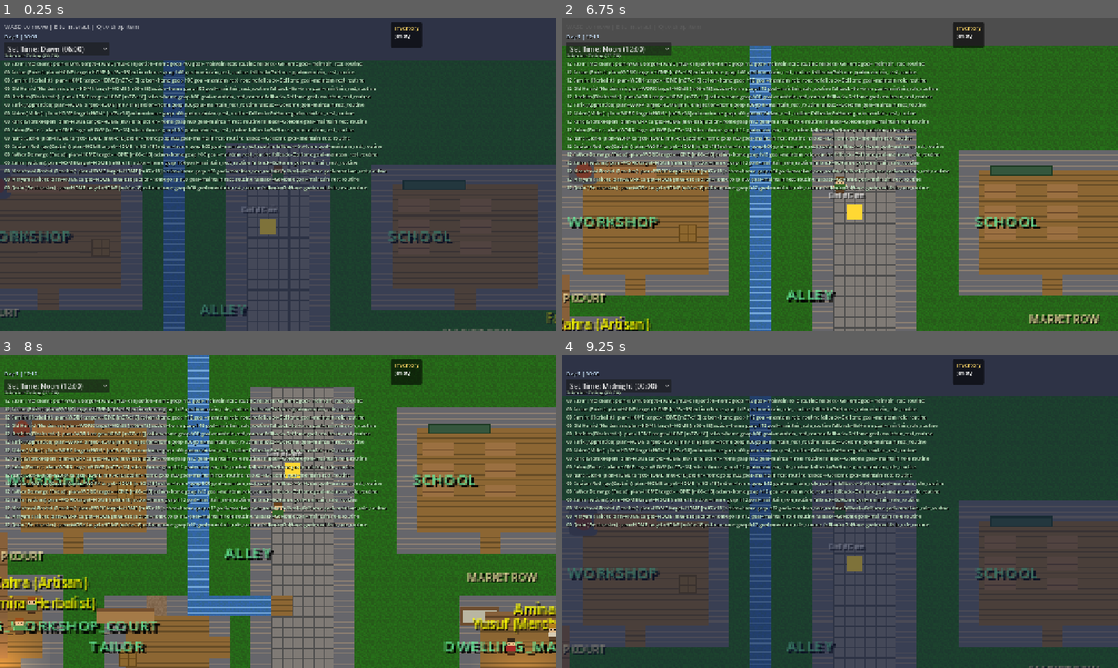
Above: before the commit, frames 1-4 (two rows, left to right).
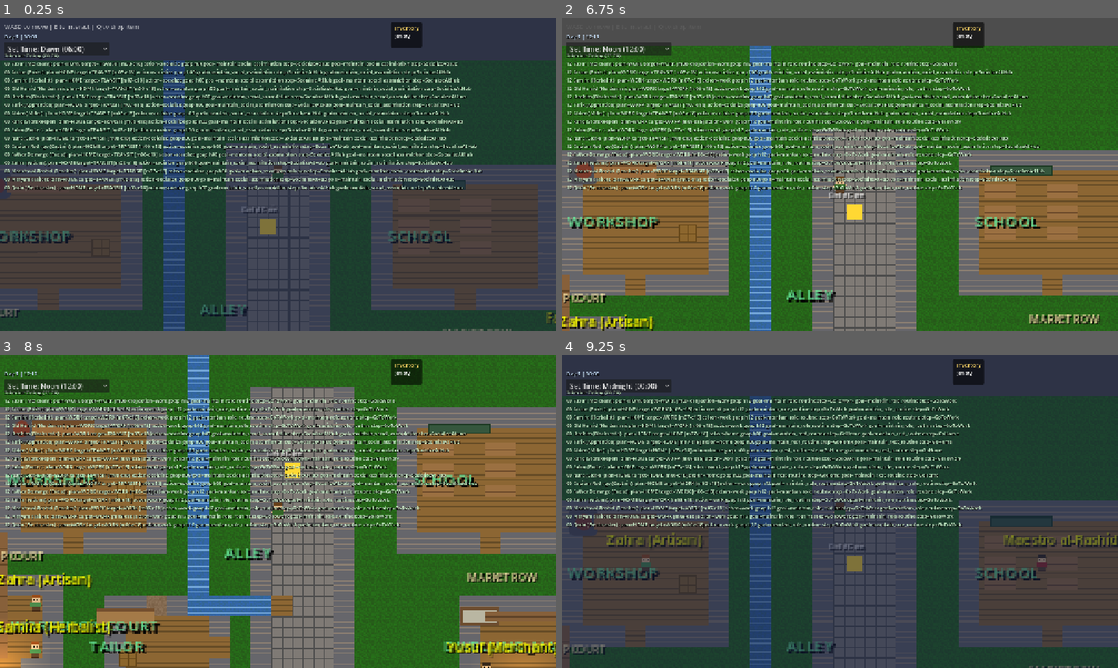
Above: after the commit, the same moments.

Repository: axecopfire/first-godot
Game: Godot game, scene res://scenes/boot.tscn
The game is run twice, just before and just after one commit, with the same random seed, the same clock (stepped at 60 frames per second) and the same inputs.
Inputs (mouse positions are in pixels of both pictures, inside the frame that each line leads up to):
- Up to frame 1 (0.25 s): no input
- Up to frame 2 (6.75 s): click "Set Time: Dawn (06:00)" at 0.5 s; tap Enter at 1.25, 3.5, 6.5 s; move the mouse to (962, 158) at 1.27 s; hold D (move_right) 1.28-2 s; hold Q (drop_item) 1.28-2 s; click (962, 158) at 1.42 s; drag from (728, 190) to (806, 227) at 2.02 s; tap Space at 2.75, 4.25 s; move the mouse to (895, 105) at 2.77 s; hold D (move_right) 2.78-3.5 s; tap 1 at 2.85 s; drag from (812, 237) to (673, 127) at 3.52 s; move the mouse to (1006, 221) at 4.27 s; hold A (move_left) 4.28-5 s; tap 3 at 4.35 s; drag from (673, 127) to (851, 227) at 5.02 s; click "Set Time: Noon (12:00)" at 5.75 s; move the mouse to (867, 174) at 6.52 s; hold S (move_down) from 6.53 s (still down); tap 5 at 6.6 s; click (867, 174) at 6.67 s
- Up to frame 3 (8 s): release S (move_down) at 7.25 s; drag from (194, 433) to (22, 642) at 7.27 s
- Up to frame 4 (9.25 s): move the mouse to (962, 495) at 8.02 s; hold W (move_up) 8.03-8.75 s; tap 7 at 8.1 s; drag from (728, 527) to (856, 545) at 8.77 s

The runs differ from the first frame. In frame 1, 9.0% of the frame differs, in the area x 4-87%, y 13-56%; in frame 2, 8.8%; in frame 3, 11%, in the area x 0-100%, y 13-100%; in frame 4, 6.8%.
Error before the commit: Trying to assign an array of type "Array" to a variable of type "Array[String]". (res://scripts/npc_brain.gd:279)

Commit message:
feat(scripts): add GOAP goal catalog hysteresis
- author deterministic goal scoring with soft and hard reevaluation
- emit goal score and hysteresis fields in the headless runner
- add a focused smoke test for issue #6

🎯 - Generated by Copilot

Diff:
--- a/scripts/npc_brain.gd
+++ b/scripts/npc_brain.gd
@@ -25,6 +25,9 @@
 var _goap_cached_world_key := ""
 var _goap_cached_goal := ""
 var _last_socialized_hour := -99
+var _last_goal_score := 0.0
+var _last_challenger_score := 0.0
+var _last_hysteresis_retained := false
 
 ## Telemetry: set true for one tick whenever _reconsider_action_goap runs.
 var _decision_made_this_tick := false
@@ -71,6 +74,9 @@
 		"target": _current_target,
 		"reason": _current_reason,
 		"goal": _goap_current_goal,
+		"goal_score": _last_goal_score,
+		"challenger_score": _last_challenger_score,
+		"hysteresis_decision": _last_hysteresis_retained,
 		"plan_step": _goap_current_plan[0] if _goap_current_plan.size() > 0 else "",
 		"new_decision": _decision_made_this_tick,
 		"trigger": _last_trigger,
@@ -102,7 +108,8 @@
 		has_friendly_tie
 	)
 
-	var goal := _select_goal(facts)
+	var hard_reevaluation := bool(facts.get("bell_pending", false)) and bool(facts.get("player_nearby", false))
+	var goal := _select_goal(facts, hard_reevaluation)
 	_goap_current_goal = goal.get("name", "")
 	var world_key := _world_signature(facts)
 
@@ -110,6 +117,15 @@
 		_goap_current_plan = _plan_for_goal(facts, goal, _GOAP_MAX_DEPTH)
 		_goap_cached_world_key = world_key
 		_goap_cached_goal = _goap_current_goal
+
+	if _goap_current_plan.is_empty() and _goal_is_satisfied(facts, goal.get("desired", {})):
+		_current_action = _goal_to_runtime_action(goal.get("name", ""))
+		_current_target = _target_for_goal(goal.get("name", ""), current_position, home_position, work_position, social_hub)
+		_current_reason = "goap h%02d goal=%s satisfied" % [hour, _goap_current_goal]
+		_decision_cooldown = _rng.randf_range(4.5, 8.5)
+		_decision_made_this_tick = true
+		_last_trigger = "hard_reevaluation" if hard_reevaluation else "cooldown_expired"
+		return
 
 	if _goap_current_plan.is_empty():
 		# Safety fallback inside GOAP-only mode: default to home if no plan is found.
@@ -118,7 +134,7 @@
 		_current_reason = "goap h%02d goal=%s fallback=GoHome" % [hour, _goap_current_goal]
 		_decision_cooldown = _rng.randf_range(4.5, 8.5)
 		_decision_made_this_tick = true
-		_last_trigger = "cooldown_expired"
+		_last_trigger = "hard_reevaluation" if hard_reevaluation else "cooldown_expired"
 		return
 
 	var step_name := _goap_current_plan[0]
@@ -128,7 +144,7 @@
 	_current_reason = "goap h%02d goal=%s step=%s" % [hour, _goap_current_goal, step_name]
 	_decision_cooldown = _rng.randf_range(4.5, 8.5)
 	_decision_made_this_tick = true
-	_last_trigger = "cooldown_expired"
+	_last_trigger = "hard_reevaluation" if hard_reevaluation else "cooldown_expired"
 
 func _init_goap_actions() -> void:
 	_goap_actions = [
@@ -205,49 +221,141 @@
 		"recently_socialized": recently_socialized,
 	}
 
-func _select_goal(facts: Dictionary) -> Dictionary:
+func _select_goal(facts: Dictionary, hard_reevaluation: bool = false) -> Dictionary:
+	var goals := _build_goap_goal_catalog(facts)
+	if goals.is_empty():
+		_last_goal_score = 0.0
+		_last_challenger_score = 0.0
+		_last_hysteresis_retained = false
+		return {}
+
+	var scored_goals: Array[Dictionary] = []
+	for goal in goals:
+		var raw_score := _score_goal(goal)
+		var effective_score := raw_score
+		if not hard_reevaluation and _goap_current_goal != "" and str(goal.get("name", "")) != _goap_current_goal:
+			effective_score -= float(goal.get("switch_penalty", 0.0))
+
+		var scored_goal: Dictionary = goal.duplicate(true)
+		scored_goal["score"] = raw_score
+		scored_goal["effective_score"] = effective_score
+		scored_goals.append(scored_goal)
+
+	_sort_scored_goals(scored_goals)
+
+	var current_goal := _find_goal_by_name(scored_goals, _goap_current_goal)
+	var challenger_goal := _best_alternative_goal(scored_goals, _goap_current_goal)
+
+	if hard_reevaluation or current_goal.is_empty():
+		var selected_goal: Dictionary = scored_goals[0]
+		_last_goal_score = float(selected_goal.get("effective_score", 0.0))
+		_last_challenger_score = float(challenger_goal.get("effective_score", 0.0))
+		_last_hysteresis_retained = false
+		return selected_goal
+
+	var current_score := float(current_goal.get("effective_score", 0.0))
+	var challenger_score := float(challenger_goal.get("effective_score", -INF))
+	var hysteresis_margin := float(current_goal.get("hysteresis", 0.0))
+
+	if challenger_goal.is_empty() or challenger_score <= current_score + hysteresis_margin:
+		_last_goal_score = current_score
+		_last_challenger_score = 0.0 if challenger_goal.is_empty() else challenger_score
+		_last_hysteresis_retained = not challenger_goal.is_empty() and challenger_score > current_score
+		return current_goal
+
+	_last_goal_score = challenger_score
+	_last_challenger_score = current_score
+	_last_hysteresis_retained = false
+	return challenger_goal
+
+func _build_goap_goal_catalog(facts: Dictionary) -> Array[Dictionary]:
 	var goals: Array[Dictionary] = []
-	if bool(facts.get("in_work_window", false)):
+	var in_work_window := bool(facts.get("in_work_window", false))
+	var at_work := bool(facts.get("at_work", false))
+	var at_home := bool(facts.get("at_home", false))
+	var bell_pending := bool(facts.get("bell_pending", false))
+	var player_nearby := bool(facts.get("player_nearby", false))
+	var has_friendly_tie := bool(facts.get("has_friendly_tie", false))
+	var recently_socialized := bool(facts.get("recently_socialized", false))
+
+	if in_work_window:
 		goals.append({
 			"name": "maintain_role_routine",
-			"priority": 4,
 			"desired": {"at_work": true},
+			"base": 3.0,
+			"urgency": 2.0 if not at_work else 1.0,
+			"social": 0.0,
+			"economic": 1.4,
+			"cooldown": 0.0,
+			"switch_penalty": 0.5,
+			"hysteresis": 0.6,
 		})
 	else:
 		goals.append({
 			"name": "maintain_rest_routine",
-			"priority": 4,
 			"desired": {"at_home": true},
+			"base": 3.0,
+			"urgency": 2.0 if not at_home else 1.0,
+			"social": 0.0,
+			"economic": 0.1,
+			"cooldown": 0.0,
+			"switch_penalty": 0.4,
+			"hysteresis": 0.5,
 		})
 
 	goals.append({
 		"name": "maintain_social_assimilation",
-		"priority": 3,
 		"desired": {"recently_socialized": true},
+		"base": 3.2,
+		"urgency": 1.8 if not recently_socialized else 0.4,
+		"social": 2.0 if has_friendly_tie and player_nearby else (1.2 if has_friendly_tie else (0.8 if player_nearby else 0.0)),
+		"economic": 0.2 if not in_work_window else 0.0,
+		"cooldown": 2.0 if recently_socialized else 0.0,
+		"switch_penalty": 0.4,
+		"hysteresis": 0.4,
 	})
 
-	if bool(facts.get("bell_pending", false)) and bool(facts.get("player_nearby", false)):
-		goals.append({
-			"name": "avoid_attention_spike",
-			"priority": 5,
-			"desired": {"at_home": true},
-		})
-	else:
-		goals.append({
-			"name": "avoid_attention_spike",
-			"priority": 2,
-			"desired": {"at_social_hub": false},
-		})
-
+	goals.append({
+		"name": "avoid_attention_spike",
+		"desired": {"at_home": true} if bell_pending and player_nearby else {"at_social_hub": false},
+		"base": 2.5,
+		"urgency": 4.0 if bell_pending and player_nearby else (1.2 if bell_pending else 0.2),
+		"social": 2.2 if bell_pending and player_nearby else (0.8 if player_nearby else 0.0),
+		"economic": -0.5 if in_work_window else 0.0,
+		"cooldown": 0.0,
+		"switch_penalty": 0.2,
+		"hysteresis": 0.2,
+	})
+
+	return goals
+
+func _score_goal(goal: Dictionary) -> float:
+	return float(goal.get("base", 0.0)) + float(goal.get("urgency", 0.0)) + float(goal.get("social", 0.0)) + float(goal.get("economic", 0.0)) - float(goal.get("cooldown", 0.0))
+
+func _sort_scored_goals(goals: Array[Dictionary]) -> void:
 	goals.sort_custom(func(a: Dictionary, b: Dictionary) -> bool:
-		var pa := int(a.get("priority", 0))
-		var pb := int(b.get("priority", 0))
-		if pa == pb:
-			return str(a.get("name", "")) < str(b.get("name", ""))
-		return pa > pb
+		var ea := float(a.get("effective_score", -INF))
+		var eb := float(b.get("effective_score", -INF))
+		if ea == eb:
+			var sa := float(a.get("score", -INF))
+			var sb := float(b.get("score", -INF))
+			if sa == sb:
+				return str(a.get("name", "")) < str(b.get("name", ""))
+			return sa > sb
+		return ea > eb
 	)
 
-	return goals[0]
+func _find_goal_by_name(goals: Array[Dictionary], goal_name: String) -> Dictionary:
+	for goal in goals:
+		if str(goal.get("name", "")) == goal_name:
+			return goal
+	return {}
+
+func _best_alternative_goal(goals: Array[Dictionary], goal_name: String) -> Dictionary:
+	for goal in goals:
+		if str(goal.get("name", "")) != goal_name:
+			return goal
+	return {}
 
 func _plan_for_goal(initial_facts: Dictionary, goal: Dictionary, max_depth: int) -> Array[String]:
 	var desired: Dictionary = goal.get("desired", {})
@@ -276,7 +384,7 @@
 		if _goal_is_satisfied(node_facts, desired):
 			if node_cost < best_cost:
 				best_cost = node_cost
-				best_plan = Array(node_steps)
+				best_plan = _packed_steps_to_array(node_steps)
 			continue
 
 		if node_cost >= best_cost:
@@ -332,6 +440,12 @@
 		merged[key] = effects[key]
 	return merged
 
+func _packed_steps_to_array(steps: PackedStringArray) -> Array[String]:
+	var materialized: Array[String] = []
+	for step in steps:
+		materialized.append(step)
+	return materialized
+
 func _world_signature(facts: Dictionary) -> String:
 	var keys := facts.keys()
 	keys.sort()
@@ -352,6 +466,34 @@
 			return ACTION_WANDER
 		_:
 			return ACTION_HOME
+
+func _goal_to_runtime_action(goal_name: String) -> String:
+	match goal_name:
+		"maintain_role_routine":
+			return ACTION_WORK
+		"maintain_rest_routine", "avoid_attention_spike":
+			return ACTION_HOME
+		"maintain_social_assimilation":
+			return ACTION_SOCIALIZE
+		_:
+			return ACTION_HOME
+
+func _target_for_goal(
+	goal_name: String,
+	current_position: Vector2,
+	home_position: Vector2,
+	work_position: Vector2,
+	social_hub: Vector2
+) -> Vector2:
+	match goal_name:
+		"maintain_role_routine":
+			return work_position
+		"maintain_rest_routine", "avoid_attention_spike":
+			return home_position
+		"maintain_social_assimilation":
+			return social_hub
+		_:
+			return current_position
 
 func _target_for_step(
 	step_name: String,
--- /dev/null
+++ b/scripts/tools/goap_goal_catalog_smoke_test.gd
@@ -0,0 +1,41 @@
+extends SceneTree
+
+const NpcBrainClass = preload("res://scripts/npc_brain.gd")
+const SimAssert = preload("res://scripts/tools/sim_assert.gd")
+
+func _initialize() -> void:
+	SimAssert.reset()
+
+	var brain = NpcBrainClass.new(42)
+	var daytime_facts = {
+		"in_work_window": true,
+		"bell_pending": false,
+		"player_nearby": true,
+		"has_friendly_tie": true,
+		"at_home": false,
+		"at_work": false,
+		"at_social_hub": false,
+		"recently_socialized": false,
+	}
+
+	var catalog: Array[Dictionary] = brain._build_goap_goal_catalog(daytime_facts)
+	for goal in catalog:
+		for key in ["base", "urgency", "social", "economic", "cooldown", "switch_penalty", "hysteresis"]:
+			SimAssert.assert_true(goal.has(key), "Goal '%s' is missing required field '%s'" % [goal.get("name", ""), key])
+
+	brain._goap_current_goal = "maintain_role_routine"
+	var soft_choice: Dictionary = brain._select_goal(daytime_facts, false)
+	SimAssert.assert_equal(soft_choice.get("name", ""), "maintain_role_routine", "Soft reevaluation should retain the current role goal under hysteresis")
+	SimAssert.assert_true(brain._last_hysteresis_retained, "Soft reevaluation should record a hysteresis hold when the challenger is close")
+
+	var spike_facts = daytime_facts.duplicate()
+	spike_facts["bell_pending"] = true
+	var hard_choice: Dictionary = brain._select_goal(spike_facts, true)
+	SimAssert.assert_equal(hard_choice.get("name", ""), "avoid_attention_spike", "Hard reevaluation should bypass commitment protection during an attention spike")
+
+	brain._goap_current_goal = ""
+	var first_pick: Dictionary = brain._select_goal(daytime_facts, false)
+	var second_pick: Dictionary = brain._select_goal(daytime_facts, false)
+	SimAssert.assert_equal(first_pick.get("name", ""), second_pick.get("name", ""), "Goal selection should be deterministic for fixed input")
+
+	quit(SimAssert.exit_if_failed())
--- a/scripts/tools/sim_runner.gd
+++ b/scripts/tools/sim_runner.gd
@@ -272,8 +272,9 @@
 			"trigger": decision.get("trigger", ""),
 			"action": decision.get("action", ""),
 			"reason": decision.get("reason", ""),
-			"goal_score": 0.0,  # TODO: Extract from brain if available
-			"challenger_score": 0.0,  # TODO: Extract from brain if available
+			"goal_score": float(decision.get("goal_score", 0.0)),
+			"challenger_score": float(decision.get("challenger_score", 0.0)),
+			"hysteresis_decision": bool(decision.get("hysteresis_decision", false)),
 		}
 		emit_decision_event(event)
 		npc_data.last_decision = decision
